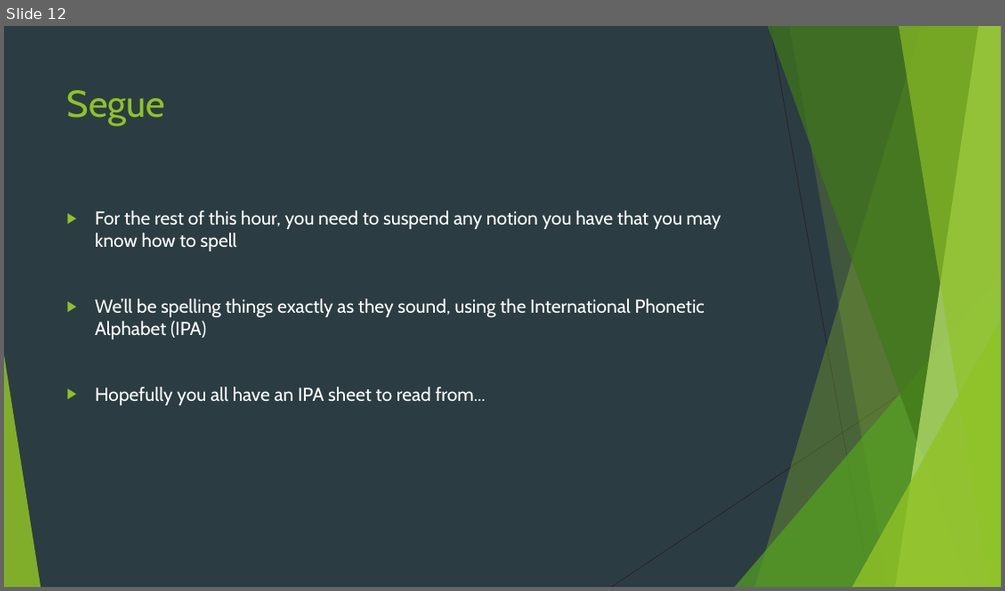
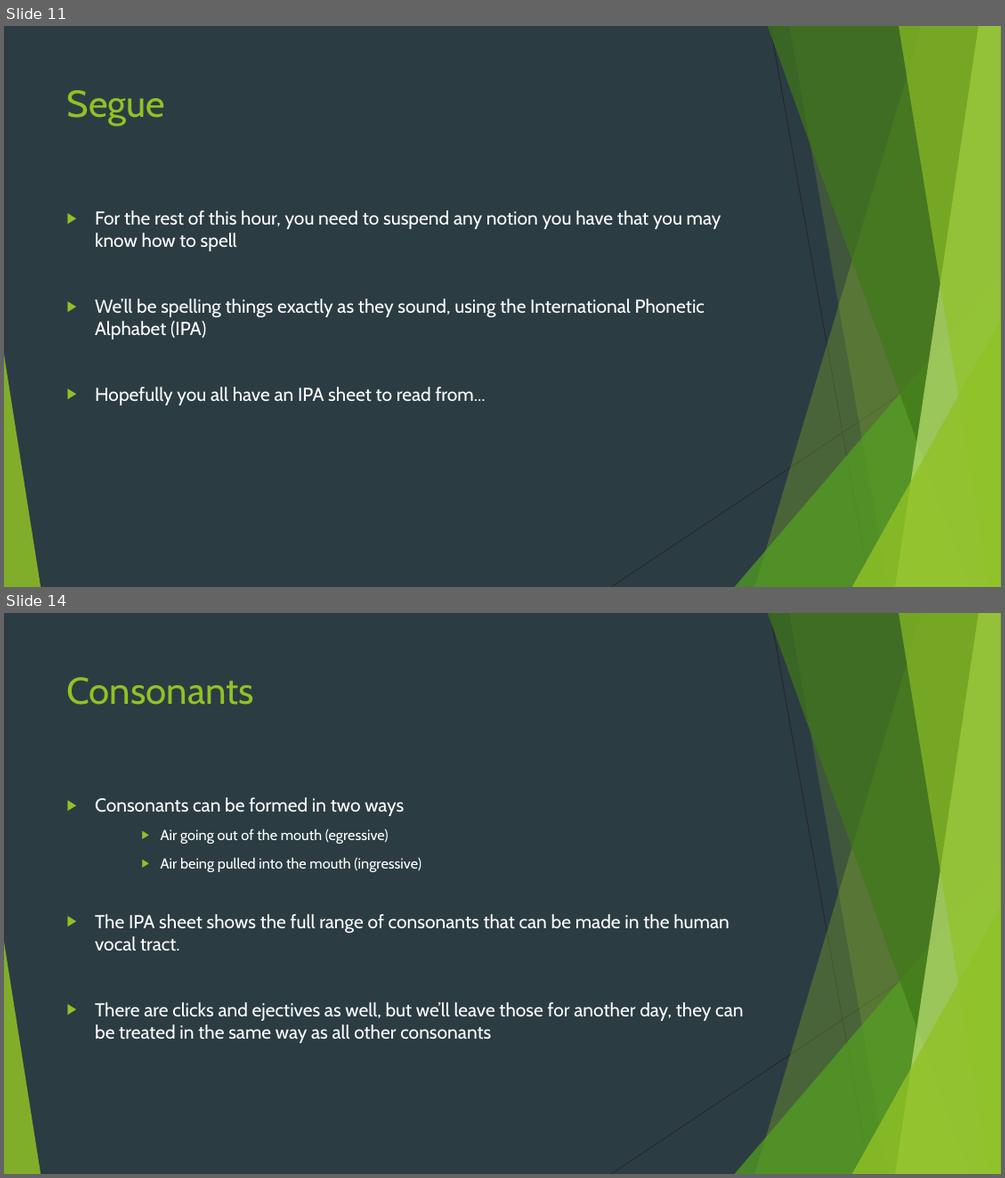
Before and after one commit to krownniuqjk/Lectures, a slide deck: Short Course in Linguistics Wk 1.pptx. Shown one above the other, each under a label of ours: slide 12 before the commit, slides 11 and 14 after it; the slides between them are not shown. The pictures are 1005x591 and 1005x1178 pixels, drawn with LibreOffice and Linux fonts; fonts in the diff are those of the drawing. Boxes give left, top, right and bottom in pixels: in the first picture for what was removed or moved away, otherwise in the second. Text is boxed around its words. In the diff, an @@ line names an element or a change of style, - is before the commit and + after.

```diff
--- a/Short Course in Linguistics Wk 1.pptx
+++ b/Short Course in Linguistics Wk 1.pptx
@@ slide 14 added at (4, 613, 1001, 1174), background #2C3C43; not listed: 10 template elements that a slide beside it also shows @@
@@ title added at (67, 677, 255, 705), 36 pt, text #90C226 @@
+Consonants
@@ text added at (95, 797, 743, 1043), 18 pt, text #FFFFFF @@
+▶ Consonants can be formed in two ways
+    ▶ Air going out of the mouth (egressive)
+    ▶ Air being pulled into the mouth (ingressive)
+▶ The IPA sheet shows the full range of consonants that can be made in the human vocal tract.
+▶ There are clicks and ejectives as well, but we’ll leave those for another day, they can be treated in the same way as all other consonants
@@ what was slide 12 is now slide 11 @@
```
Also in this commit, not shown: 1 slide changed, 3 other slides added.
